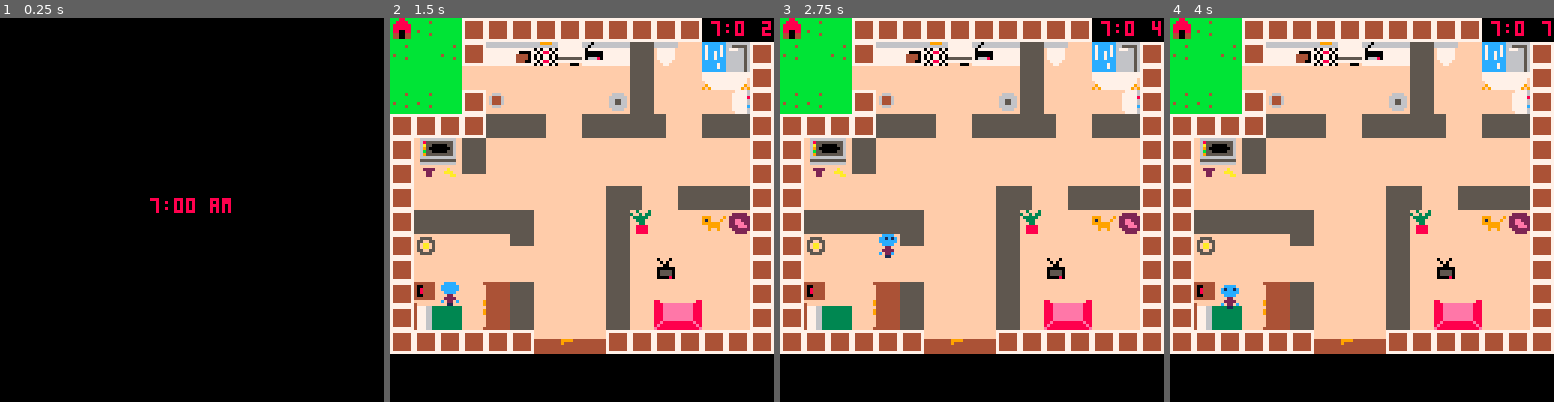
Above: before the commit, frames 1-4 (left to right).
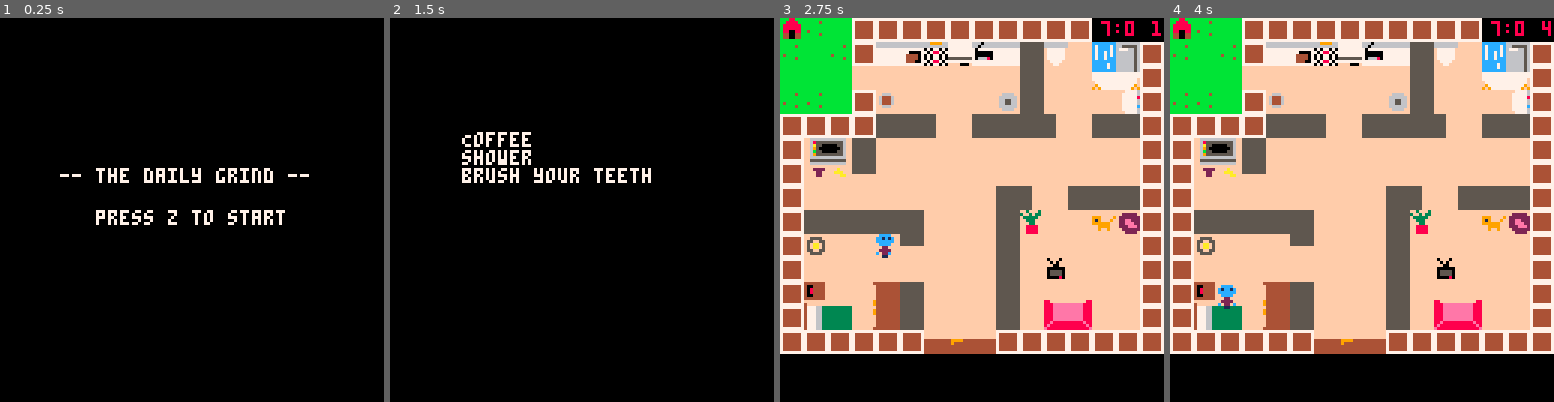
Above: after the commit, the same moments.

Repository: KTNelson/dailygrind-pico8
Game: PICO-8 cartridge dailygrind.p8
Same seed, same stepped clock (60 frames per second), same inputs: the game is played once before the commit and once after it.
Inputs:
- Up to frame 1 (0.25 s): no input
- Up to frame 2 (1.5 s): tap X (X key) at 0.33, 1.07 s; tap O (Z key) at 0.7 s
- Up to frame 3 (2.75 s): hold Right 1.6-2.1 s; tap O (Z key) at 1.7, 2.1, 2.5 s; tap X (X key) at 1.85 s; hold Up 2.15-2.42 s; hold Right from 2.47 s (still down)
- Up to frame 4 (4 s): tap O (Z key) at 2.9, 3.3, 3.7 s; tap X (X key) at 2.97 s; release Right at 3.03 s; hold Left 3.08-3.58 s; hold Down 3.63-3.97 s

The runs differ from the first frame. In frame 1, 1.9% of the frame differs, in the area x 15-81%, y 39-54%; in frame 2, 86%, in the area x 0-100%, y 0-88%; in frame 3, 0.2%; in frame 4, 0.2%.

Commit message:
new stuffs

Diff:
--- a/dailygrind.p8
+++ b/dailygrind.p8
@@ -4,7 +4,7 @@
 
 -------------------- startup
 
-gamestate = "alarm"
+gamestate = "title"
 
 framecount = 0
 timertext = "7:0"
@@ -300,35 +300,47 @@
 
 
 -----------------------------------------  update
-function capture_buttons()
-	if gamestate == "result" then
-		if btn(4) then
-			gamestate = "alarm"
-      sfx(0)
-		end
-	end
-
-  if gamestate == "game" then
-    if task then
-      if btn(5) then
-        try_do_task()
-      elseif task_is_counting_up then -- counting up but no button, must be a repeaat
-        end_task()
-      end
-    end
-  end
-  if gamestate == "alarm" then
+function capture_game_buttons()
+  if task then
     if btn(5) then
+      try_do_task()
+    elseif task_is_counting_up then -- counting up but no button, must be a repeaat
+      end_task()
+    end
+  end
+end
+
+function capture_menu_buttons()
+  if btn(5) then -- x button
+    if gamestate == "alarm" then
       reset_game()
       gamestate = "game"
     end
-  end
+    if gamestate == "intro1" then
+      gamestate = "intro2"
+    end
+  end
+
+  if btn(4) then -- y button
+    if gamestate == "title" then
+      gamestate = "intro1"
+    end
+    if gamestate == "intro2" then
+      gamestate = "alarm"
+    end
+    if gamestate == "result" then
+      gamestate = "alarm"
+      sfx(0)
+    end
+  end
+
 end
 
 function reset_game()
   timertext = "7:0"
   timervar = 0
   timervarx = 124
+  framecount = 0
   pl.x = 2.6
   pl.y = 11.5
   current_task = nil
@@ -402,22 +414,26 @@
 end
 
 function _update()
-  if task_is_counting_down == true then
-    countdown_task()
-  elseif task_is_counting_up == true then
-    countup_task()
-    capture_buttons()
-  else
-	 control_player(pl)
-     foreach(actor, move_actor)
-	 capture_buttons()
-  end
-
   if gamestate == "game" then
+    if task_is_counting_down == true then
+      countdown_task()
+    elseif task_is_counting_up == true then
+      countup_task()
+      capture_game_buttons()
+    else
+  	   control_player(pl)
+       foreach(actor, move_actor)
+  	   capture_game_buttons()
+    end
     update_timer()
     update_dog()
     framecount+=1
   end
+
+  if gamestate == "alarm" or gamestate == "title" or gamestate == "intro1" or gamestate == "intro2" or gamestate == "result" then
+    capture_menu_buttons()
+  end
+
 end
 
 function check_primary_objectives()
@@ -497,6 +513,22 @@
     end
     if gamestate == "failure" then
       print(print(endingstrings[1], 0, 32, 7))
+    end
+    if gamestate == "title" then
+      print("-- the daily grind --", 20, 50, 7)
+      print("press z to start", 32, 64, 7)
+    end
+    if gamestate == "intro1" then
+      print("\
+      this is blob\
+      he has a very important\
+      morning routine", 0, 32, 7)
+    end
+    if gamestate == "intro2" then
+      print("\
+      Coffee\
+      shower\
+      brush your teeth", 0, 32, 7)
     end
 end
 
